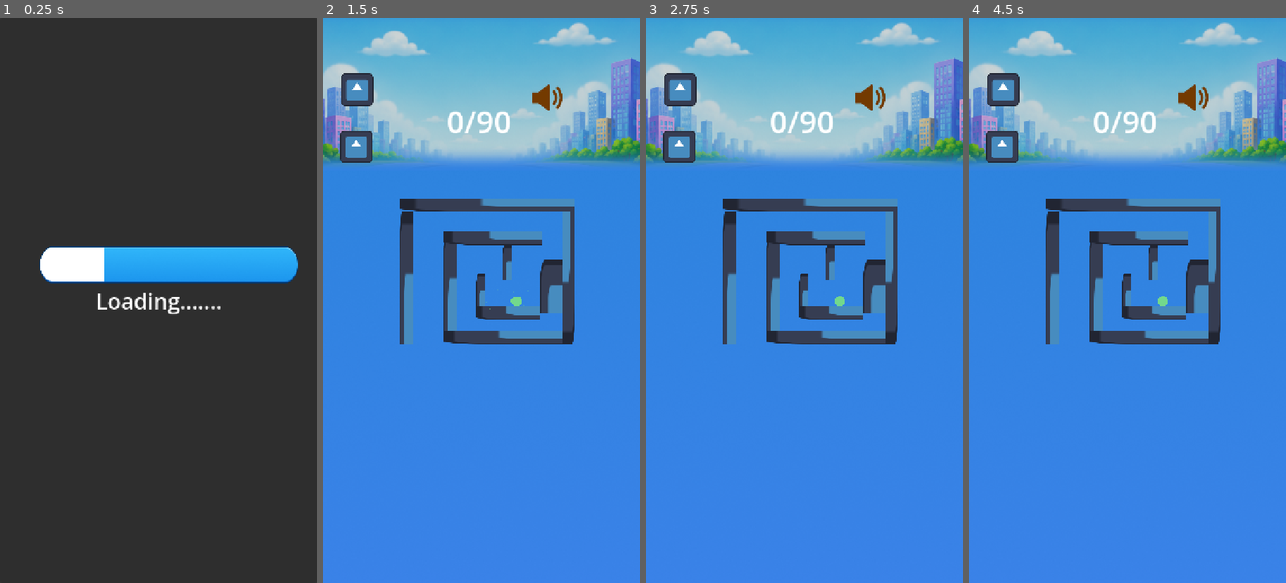
Above: before the commit, frames 1-4 (left to right).
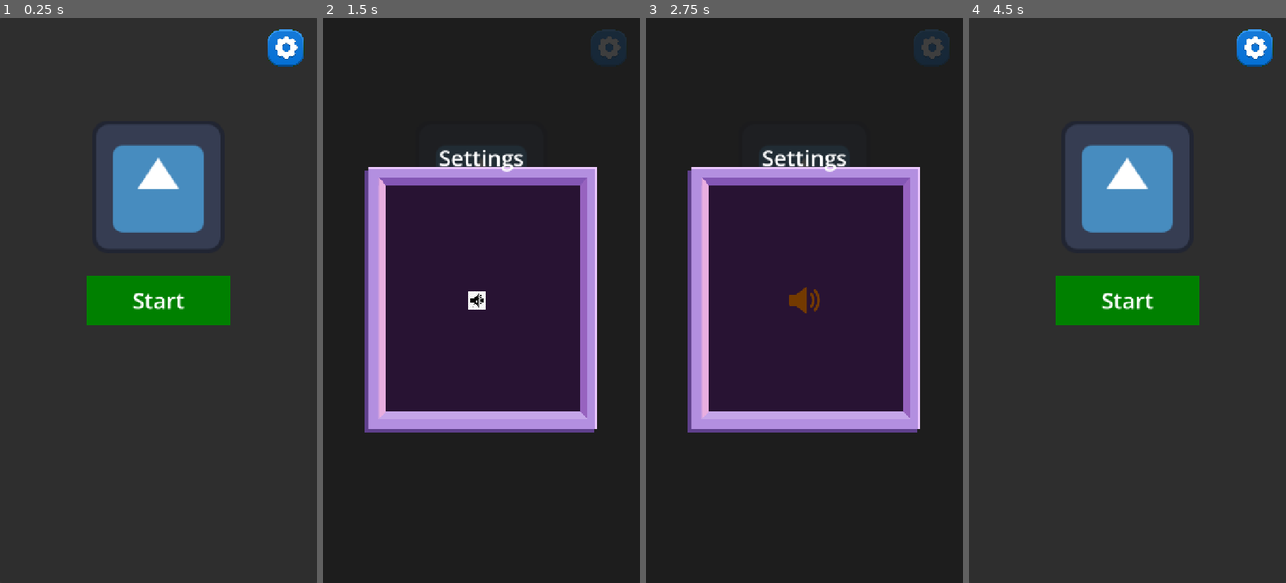
Above: after the commit, the same moments.

Repository: RohanChoudhary-Capsitech/slimey-trails
Game: Godot game, scene res://game/scenes/loading/loading.tscn
Two runs of this game, one before a commit and one after it. Both use one fixed random seed, a clock stepped at 60 frames per second and the inputs below. The engine's default icon, where the game draws it, is replaced by a stand-in: a white triangle on a blue panel in a dark square.
Inputs (mouse positions are in pixels of both pictures, inside the frame that each line leads up to; where the layout moved, square brackets give the same spot in the first picture):
- Up to frame 1 (0.25 s): no input
- Up to frame 2 (1.5 s): click (608, 46) at 0.52 s; click (481, 300) [548, 97] at 1.25 s
- Up to frame 3 (2.75 s): click (804, 300) at 2.02 s
- Up to frame 4 (4.5 s): click (1127, 300) at 2.75 s, where only the run after the commit has a clickable "Start"; click (1127, 300) at 3.5 s, where only the run after the commit has a clickable "Start"; click (1003, 91) at 4.27 s

The runs differ from the first frame. In frame 1, 18% of the frame differs, in the area x 12-96%, y 2-55%; in frame 2, 99%; in frame 3, 99%, in the area x 0-100%, y 0-100%; in frame 4, 99%.

Commit message:
settings sopund implementation and save

Diff:
--- a/game/autoloads/GameBus.gd
+++ b/game/autoloads/GameBus.gd
@@ -38,6 +38,8 @@
 signal sync_completed
 signal sync_failed(reason: String)
 
+signal sound_changed(enabled: bool)
+signal music_changed(enabled: bool)
 func _ready() -> void:
 	# Bridge DataManagerSignals if available
 	var data_signals = get_node_or_null("/root/DataManagerSignals")
--- /dev/null
+++ b/game/scenes/Settings/settings_panel.tscn
@@ -0,0 +1,111 @@
+[gd_scene format=3 uid="uid://beyekuf86qjdv"]
+
+[ext_resource type="Texture2D" uid="uid://droojg8gooltv" path="res://game/assets/sprites/single/ui/GameOverBox.png" id="1_2vhfy"]
+[ext_resource type="Script" uid="uid://dw0saxc734fdm" path="res://game/scripts/settings_panel.gd" id="1_ja4bx"]
+[ext_resource type="Texture2D" uid="uid://cl2y02nfelno" path="res://game/assets/sprites/single/ui/Group.png" id="2_g8q0h"]
+[ext_resource type="Texture2D" uid="uid://bk8ctkk4xb42g" path="res://game/assets/sprites/single/ui/soundoff.jpg" id="3_ja4bx"]
+[ext_resource type="Texture2D" uid="uid://des1m0s4ncudl" path="res://game/assets/sprites/single/ui/musicon.png" id="5_r0h2r"]
+[ext_resource type="Texture2D" uid="uid://dfwh0df5mt8wh" path="res://game/assets/sprites/single/ui/musicoff.png" id="6_qodc8"]
+
+[node name="SettingsPanel" type="Control" unique_id=2067621675 node_paths=PackedStringArray("close_button", "_sound_on", "_sound_off")]
+layout_mode = 3
+anchors_preset = 15
+anchor_right = 1.0
+anchor_bottom = 1.0
+grow_horizontal = 2
+grow_vertical = 2
+script = ExtResource("1_ja4bx")
+close_button = NodePath("Panel/Back")
+_sound_on = NodePath("Panel/TextureRect/HBoxContainer/SoundOn")
+_sound_off = NodePath("Panel/TextureRect/HBoxContainer/SoundOff")
+
+[node name="Panel" type="Panel" parent="." unique_id=1736856166]
+layout_mode = 1
+anchors_preset = 15
+anchor_right = 1.0
+anchor_bottom = 1.0
+grow_horizontal = 2
+grow_vertical = 2
+
+[node name="Back" type="Button" parent="Panel" unique_id=1370271959]
+layout_mode = 1
+anchors_preset = 15
+anchor_right = 1.0
+anchor_bottom = 1.0
+grow_horizontal = 2
+grow_vertical = 2
+
+[node name="TextureRect" type="TextureRect" parent="Panel" unique_id=673105518]
+layout_mode = 1
+anchors_preset = 8
+anchor_left = 0.5
+anchor_top = 0.5
+anchor_right = 0.5
+anchor_bottom = 0.5
+offset_left = -264.75
+offset_top = -302.57147
+offset_right = 264.75
+offset_bottom = 302.57147
+grow_horizontal = 2
+grow_vertical = 2
+texture = ExtResource("1_2vhfy")
+expand_mode = 1
+stretch_mode = 4
+
+[node name="Label" type="Label" parent="Panel/TextureRect" unique_id=1427689854]
+layout_mode = 1
+anchors_preset = 5
+anchor_left = 0.5
+anchor_right = 0.5
+offset_left = -97.0
+offset_top = -54.84
+offset_right = 97.0
+offset_bottom = 14.16
+grow_horizontal = 2
+theme_override_font_sizes/font_size = 50
+text = "Settings"
+horizontal_alignment = 1
+vertical_alignment = 1
+
+[node name="HBoxContainer" type="HBoxContainer" parent="Panel/TextureRect" unique_id=1421718880]
+layout_mode = 1
+anchors_preset = 8
+anchor_left = 0.5
+anchor_top = 0.5
+anchor_right = 0.5
+anchor_bottom = 0.5
+offset_left = -20.0
+offset_top = -20.0
+offset_right = 20.0
+offset_bottom = 20.0
+grow_horizontal = 2
+grow_vertical = 2
+theme_override_constants/separation = 4
+
+[node name="SoundOn" type="TextureButton" parent="Panel/TextureRect/HBoxContainer" unique_id=796885954]
+custom_minimum_size = Vector2(70, 0)
+layout_mode = 2
+texture_normal = ExtResource("2_g8q0h")
+
+[node name="SoundOff" type="TextureButton" parent="Panel/TextureRect/HBoxContainer" unique_id=351123142]
+custom_minimum_size = Vector2(60, 0)
+layout_mode = 2
+texture_normal = ExtResource("3_ja4bx")
+ignore_texture_size = true
+stretch_mode = 4
+
+[node name="MusicBtnOn" type="TextureButton" parent="Panel/TextureRect/HBoxContainer" unique_id=2112847242]
+visible = false
+custom_minimum_size = Vector2(60, 0)
+layout_mode = 2
+texture_normal = ExtResource("5_r0h2r")
+ignore_texture_size = true
+stretch_mode = 0
+
+[node name="MusicBtnOff" type="TextureButton" parent="Panel/TextureRect/HBoxContainer" unique_id=1255164694]
+visible = false
+custom_minimum_size = Vector2(60, 0)
+layout_mode = 2
+texture_normal = ExtResource("6_qodc8")
+ignore_texture_size = true
+stretch_mode = 0
--- a/game/scenes/gameplay/gamepanel.tscn
+++ b/game/scenes/gameplay/gamepanel.tscn
@@ -4,6 +4,7 @@
 [ext_resource type="Texture2D" uid="uid://f745yokllk23" path="res://game/assets/sprites/single/ui/Frame 34 (1).png" id="1_xt1m1"]
 [ext_resource type="Texture2D" uid="uid://cl2y02nfelno" path="res://game/assets/sprites/single/ui/Group.png" id="2_0mg83"]
 [ext_resource type="Texture2D" uid="uid://oy8cxp2j2s80" path="res://icon.svg" id="3_bgw3l"]
+[ext_resource type="Texture2D" uid="uid://bk8ctkk4xb42g" path="res://game/assets/sprites/single/ui/soundoff.jpg" id="4_4qaso"]
 
 [sub_resource type="StyleBoxEmpty" id="StyleBoxEmpty_uvm4r"]
 
@@ -64,13 +65,17 @@
 grow_horizontal = 0
 
 [node name="SoundOn" type="TextureButton" parent="Panel/Bg/hbox" unique_id=331452426]
+custom_minimum_size = Vector2(70, 0)
 layout_mode = 2
 texture_normal = ExtResource("2_0mg83")
 
-[node name="SoundOff" type="TextureButton" parent="Panel/Bg/hbox" unique_id=1095244999]
+[node name="SoundOff" type="TextureButton" parent="Panel/Bg/hbox" unique_id=584350920]
 visible = false
+custom_minimum_size = Vector2(70, 0)
 layout_mode = 2
-texture_normal = ExtResource("2_0mg83")
+texture_normal = ExtResource("4_4qaso")
+ignore_texture_size = true
+stretch_mode = 0
 
 [node name="worldtimingbtn" type="TextureButton" parent="Panel/Bg" unique_id=1851029377]
 layout_mode = 0
--- a/game/scenes/loading/loading.tscn
+++ b/game/scenes/loading/loading.tscn
@@ -3,8 +3,12 @@
 [ext_resource type="Texture2D" uid="uid://b1825psish25q" path="res://game/assets/sprites/single/ui/Rectangle 1622 (1).png" id="1_3yjxi"]
 [ext_resource type="Script" uid="uid://dkl6yaecxu2y4" path="res://game/scripts/loading.gd" id="1_8s8e3"]
 [ext_resource type="Texture2D" uid="uid://coewsr3gtbrvv" path="res://game/assets/sprites/single/ui/loader.png" id="2_8s8e3"]
+[ext_resource type="PackedScene" uid="uid://beyekuf86qjdv" path="res://game/scenes/Settings/settings_panel.tscn" id="2_q2xb7"]
+[ext_resource type="Texture2D" uid="uid://oy8cxp2j2s80" path="res://icon.svg" id="4_7ygt3"]
+[ext_resource type="Texture2D" uid="uid://b4ai38nhihdeh" path="res://game/assets/sprites/single/ui/Solid_green.png" id="5_q2xb7"]
+[ext_resource type="Texture2D" uid="uid://dxjk4nc4042ka" path="res://game/assets/sprites/single/ui/settings_icon_new.png" id="6_4uvt5"]
 
-[node name="Loading" type="Control" unique_id=324373757]
+[node name="Loading" type="Control" unique_id=324373757 node_paths=PackedStringArray("startBtn", "settingsBtn")]
 layout_mode = 3
 anchors_preset = 15
 anchor_right = 1.0
@@ -12,6 +16,9 @@
 grow_horizontal = 2
 grow_vertical = 2
 script = ExtResource("1_8s8e3")
+settings_panel = ExtResource("2_q2xb7")
+startBtn = NodePath("Panel/StartBtn")
+settingsBtn = NodePath("Panel/SettingsBtn")
 
 [node name="Panel" type="Panel" parent="." unique_id=1458677034]
 layout_mode = 1
@@ -22,6 +29,7 @@
 grow_vertical = 2
 
 [node name="TextureProgressBar" type="TextureProgressBar" parent="Panel" unique_id=449095162]
+visible = false
 propagate_maximum_size = true
 layout_mode = 1
 anchors_preset = 8
@@ -40,6 +48,7 @@
 texture_progress = ExtResource("2_8s8e3")
 
 [node name="Label" type="Label" parent="Panel" unique_id=2106494521]
+visible = false
 layout_mode = 1
 anchors_preset = 8
 anchor_left = 0.5
@@ -54,3 +63,63 @@
 grow_vertical = 2
 theme_override_font_sizes/font_size = 50
 text = "Loading......."
+
+[node name="TextureRect" type="TextureRect" parent="Panel" unique_id=1177395637]
+layout_mode = 1
+anchors_preset = 8
+anchor_left = 0.5
+anchor_top = 0.5
+anchor_right = 0.5
+anchor_bottom = 0.5
+offset_left = -151.0
+offset_top = -408.0
+offset_right = 151.0
+offset_bottom = -106.00073
+grow_horizontal = 2
+grow_vertical = 2
+texture = ExtResource("4_7ygt3")
+expand_mode = 1
+stretch_mode = 4
+
+[node name="StartBtn" type="TextureButton" parent="Panel" unique_id=937365013]
+layout_mode = 1
+anchors_preset = 8
+anchor_left = 0.5
+anchor_top = 0.5
+anchor_right = 0.5
+anchor_bottom = 0.5
+offset_left = -163.0
+offset_top = -56.0
+offset_right = 163.0
+offset_bottom = 56.0
+grow_horizontal = 2
+grow_vertical = 2
+texture_normal = ExtResource("5_q2xb7")
+ignore_texture_size = true
+stretch_mode = 0
+
+[node name="Label" type="Label" parent="Panel/StartBtn" unique_id=816243013]
+layout_mode = 1
+anchors_preset = 15
+anchor_right = 1.0
+anchor_bottom = 1.0
+grow_horizontal = 2
+grow_vertical = 2
+theme_override_font_sizes/font_size = 50
+text = "Start"
+horizontal_alignment = 1
+vertical_alignment = 1
+
+[node name="SettingsBtn" type="TextureButton" parent="Panel" unique_id=2072808368]
+layout_mode = 1
+anchors_preset = 1
+anchor_left = 1.0
+anchor_right = 1.0
+offset_left = -113.0
+offset_top = 26.0
+offset_right = -29.0
+offset_bottom = 110.0
+grow_horizontal = 0
+texture_normal = ExtResource("6_4uvt5")
+ignore_texture_size = true
+stretch_mode = 4
--- a/game/scripts/loading.gd
+++ b/game/scripts/loading.gd
@@ -1,20 +1,34 @@
 extends Control
 
 @export var next_scene_path: String = "res://game/scenes/gameplay/gameplay.tscn"
-
-@onready var progress_bar: TextureProgressBar = $Panel/TextureProgressBar
+@export var settings_panel: PackedScene
+# @onready var progress_bar: TextureProgressBar = $Panel/TextureProgressBar
+@export var startBtn :TextureButton
+@export var settingsBtn :TextureButton
 
 func _ready() -> void:
 	GameService.logger.info("Loading: started")
-	_run_loading()
+	startBtn.pressed.connect(_on_start_pressed)
+	settingsBtn.pressed.connect(_on_settings_pressed)
+	# _run_loading()
 
-func _run_loading() -> void:
-	progress_bar.min_value = 0
-	progress_bar.max_value = 100
-	progress_bar.value = 0
-
-	var tween := create_tween()
-	tween.tween_property(progress_bar, "value", 100.0, 1.0)
-	await tween.finished
+func _on_start_pressed() -> void:
+	GameService.logger.info("Loading: start pressed")
 	GameService.game.set_selected_level(3)
 	GameService.scene.go_to(next_scene_path)
+
+func _on_settings_pressed() -> void:
+	GameService.logger.info("Loading: settings pressed")
+	if settings_panel:
+		GameService.ui.push_packed(settings_panel)
+
+# func _run_loading() -> void:
+# 	progress_bar.min_value = 0
+# 	progress_bar.max_value = 100
+# 	progress_bar.value = 0
+
+# 	var tween := create_tween()
+# 	tween.tween_property(progress_bar, "value", 100.0, 1.0)
+# 	await tween.finished
+# 	GameService.game.set_selected_level(3)
+# 	GameService.scene.go_to(next_scene_path)
--- a/game/scripts/managers/AudioManager.gd
+++ b/game/scripts/managers/AudioManager.gd
@@ -15,7 +15,8 @@
 
 	_setup_music_player()
 	_setup_sfx_pool()
-
+	GameService.bus.sound_changed.connect(_set_sound)
+	_apply_saved_sound.call_deferred()
 # ── Music ──────────────────────────────────────────────────────────────────
 
 func play_music(stream: AudioStream, volume_db: float = 0.0) -> void:
@@ -82,3 +83,9 @@
 func _on_sfx_finished(player: AudioStreamPlayer) -> void:
 	# PDF §4: disable the player once done — no idle CPU ticking
 	player.process_mode = Node.PROCESS_MODE_DISABLED
+func _apply_saved_sound() -> void:
+	_set_sound(GameService.save.is_sound_enabled())
+
+func _set_sound(enabled: bool) -> void:
+	mute(not enabled)
+	GameService.logger.info("AudioManager: sound", { "enabled": enabled })
--- a/game/scripts/managers/SaveManager.gd
+++ b/game/scripts/managers/SaveManager.gd
@@ -207,3 +207,19 @@
 		var gs = tree.root.get_node_or_null("GameService")
 		if gs and gs.logger:
 			gs.logger.error(msg)
+func is_sound_enabled() -> bool:
+	var s: SettingsData = _settings_data()
+	return (s.music_enabled or s.sfx_enabled) if s else true
+
+func set_sound_enabled(enabled: bool) -> void:
+	if not settings:
+		return
+	settings.mutate(func(s: SettingsData) -> void:
+		s.music_enabled = enabled
+		s.sfx_enabled = enabled
+	)
+	save_game()
+	GameService.bus.sound_changed.emit(enabled)
+
+func _settings_data() -> SettingsData:
+	return settings.get_settings_data() if settings else null
--- /dev/null
+++ b/game/scripts/settings_panel.gd
@@ -0,0 +1,23 @@
+
+extends UIController
+
+@export var close_button: Button
+
+@export var _sound_on: TextureButton
+@export var _sound_off: TextureButton
+
+func _on_ready() -> void:
+	close_button.pressed.connect(close)
+	_sound_on.pressed.connect(_on_sound_pressed.bind(false))
+	_sound_off.pressed.connect(_on_sound_pressed.bind(true))
+	GameService.bus.sound_changed.connect(_refresh_sound)
+	_refresh_sound(GameService.save.is_sound_enabled())
+
+# func _on_close_pressed() -> void:
+# 	close()
+func _on_sound_pressed(enabled: bool) -> void:
+	GameService.save.set_sound_enabled(enabled)
+
+func _refresh_sound(enabled: bool) -> void:
+	_sound_on.visible = enabled
+	_sound_off.visible = not enabled
Binary file added: game/assets/sprites/single/ui/musicoff.png
Not shown, added: game/assets/sprites/single/ui/musicoff.png.import
Binary file added: game/assets/sprites/single/ui/musicon.png
Not shown, added: game/assets/sprites/single/ui/musicon.png.import
Binary file added: game/assets/sprites/single/ui/settings_icon_new.png
Not shown, added: game/assets/sprites/single/ui/settings_icon_new.png.import
Binary file added: game/assets/sprites/single/ui/soundoff.jpg
Not shown, added: game/assets/sprites/single/ui/soundoff.jpg.import
Not shown: 1 places in game/levels/level_3/level_3.tscn that only renumber resources
